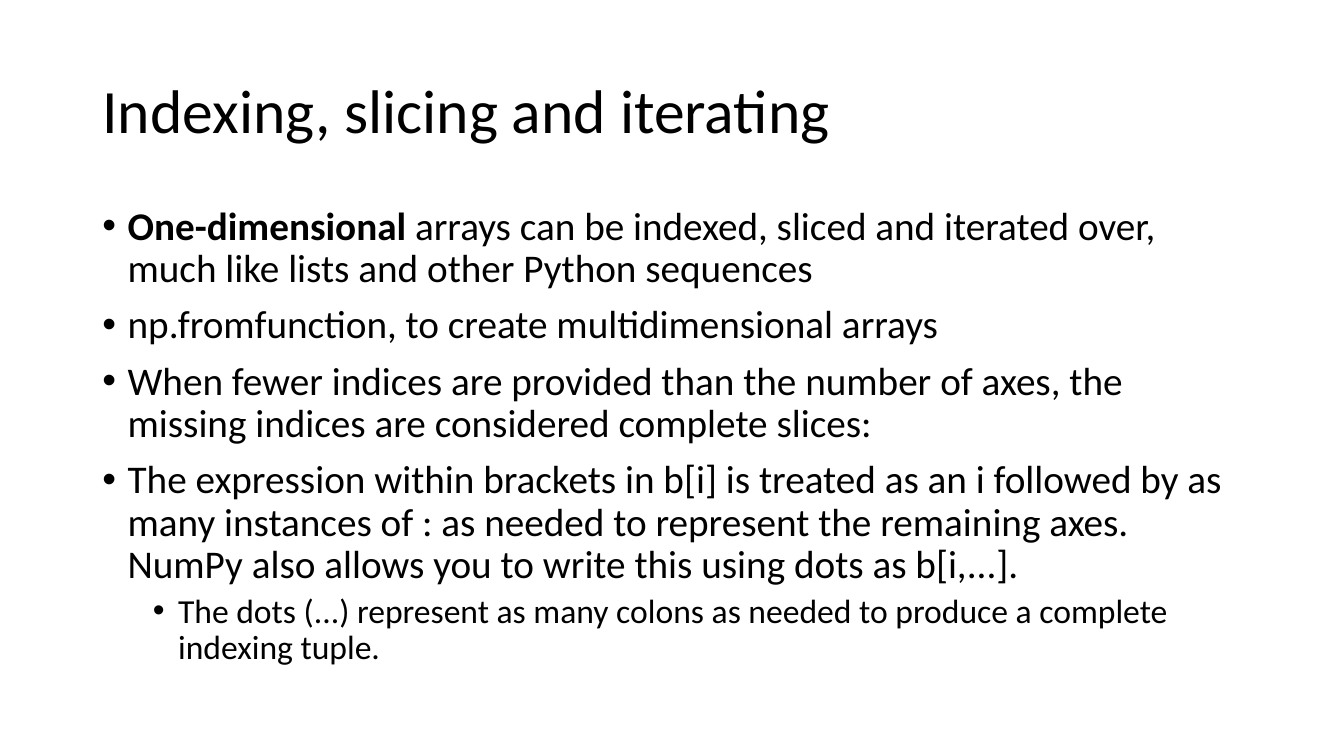
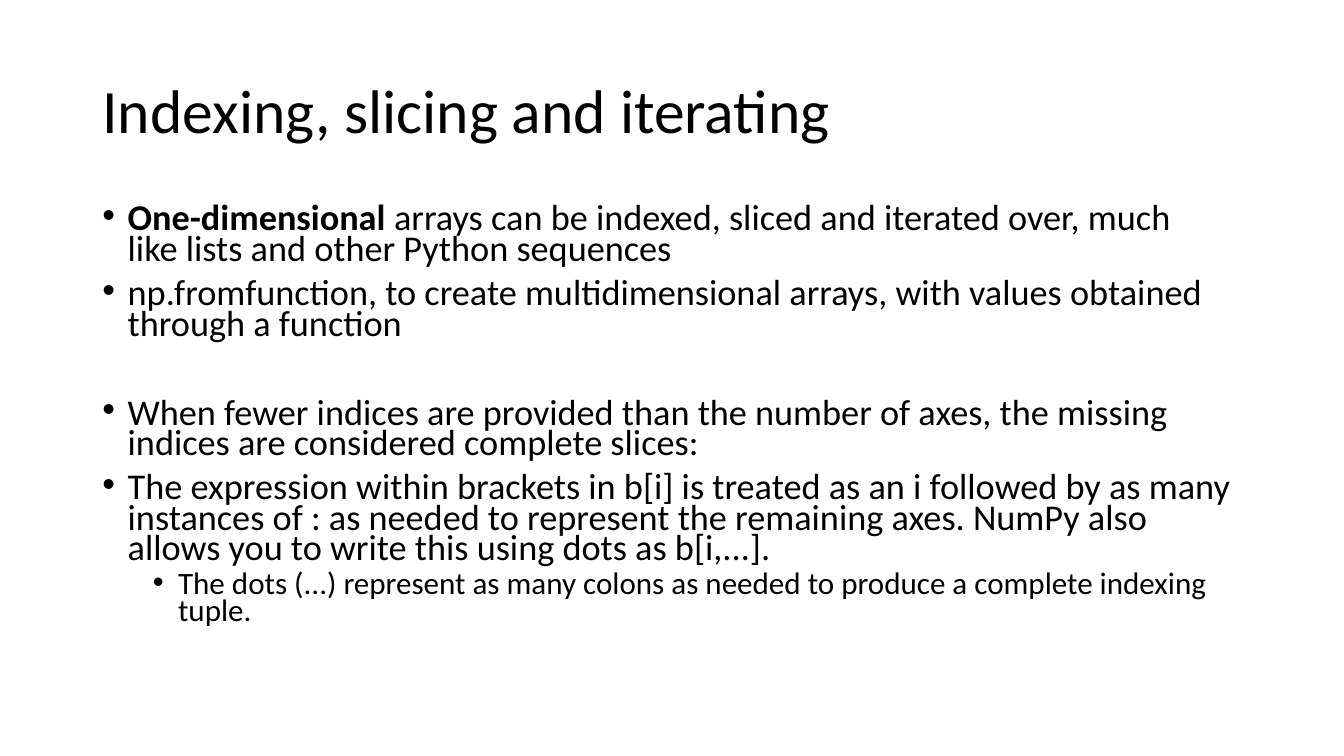
Before and after one commit to FranzGH/IoT_ML, a slide deck: slide 9 of Numpy.pptx. Drawn at 1344x756 pixels with LibreOffice and Linux fonts; fonts in the diff are those of the drawing. Boxes give left, top, right and bottom in pixels: in the first picture for what was removed or moved away, otherwise in the second. Text is boxed around its words. In the diff, an @@ line names an element or a change of style, - is before the commit and + after.

```diff
--- a/Numpy.pptx
+++ b/Numpy.pptx
@@ text at (x1=128, y1=204, x2=1230, y2=626): size 28 to 25.9 pt in "One-dimensional arrays can be indexed, sliced and ...", "When fewer indices are provided than the ...", "The expression within brackets in b[i] is ..."; size 24 to 22.2 pt in "The dots (...) represent as many colons ..."; line spacing 0.9 to 0.7 @@
@@ text at (x1=128, y1=279, x2=1202, y2=343): text changed; size 28 to 25.9 pt @@
-• np.fromfunction, to create multidimensional arrays
+• np.fromfunction, to create multidimensional arrays, with values obtained through a function
```
Also in this commit, not shown: 6 other slides changed, 18 other files.
